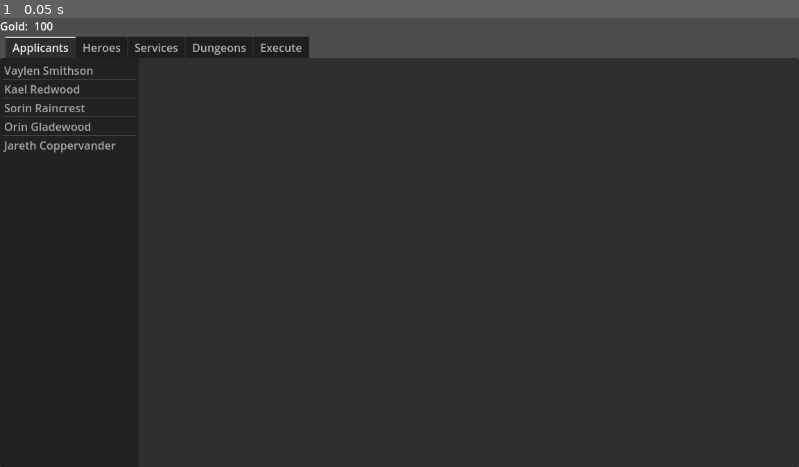
Above: before the commit, frame 1.
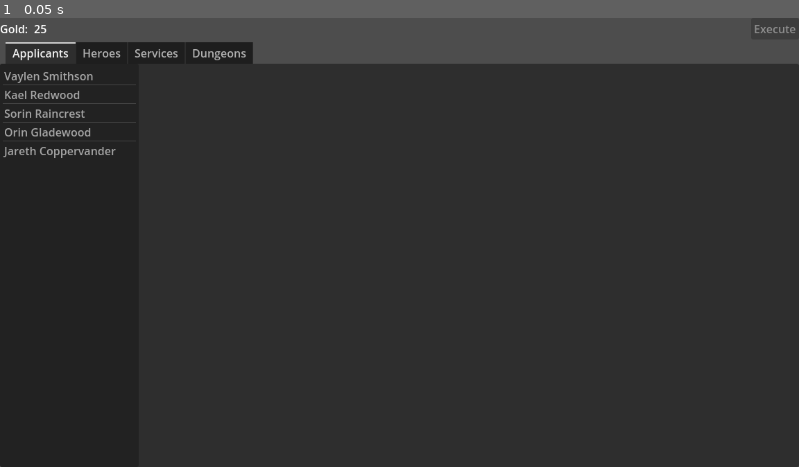
Above: after the commit, the same moment.

Repository: CloneDeath/heroes-of-diamondfall
Game: Godot game, scene res://Planning/main.tscn
The game is run twice, just before and just after one commit, with the same random seed, the same clock (stepped at 60 frames per second) and the same inputs.
Inputs:
- Up to frame 1 (0.05 s): no input

The runs differ from the first frame. In frame 1, 3.2% of the frame differs, in the area x 0-100%, y 0-32%.

Commit message:
moved execute button to top bar. added gold for killing monsters

Diff:
--- a/Adventure/Events/DungeonEvent/combat_units.gd
+++ b/Adventure/Events/DungeonEvent/combat_units.gd
@@ -1,5 +1,7 @@
 extends Node
 class_name CombatUnits
+
+signal monster_death;
 
 var heroes: Array[CombatUnit] = [];
 var monsters: Array[CombatUnit] = [];
@@ -28,7 +30,12 @@
 	return living_monsters == 0;
 
 func set_room(room: Room) -> void:
+	for monster: CombatUnit in monsters:
+		monster._unit.death.disconnect(_on_monster_death);
 	monsters.clear();
 	for monster in room.monsters:
 		monsters.push_back(CombatUnit.new(monster, CombatUnit.Team.monster));
-	pass;
+		monster.death.connect(_on_monster_death);
+
+func _on_monster_death(monster: Unit) -> void:
+	monster_death.emit(monster);
--- a/Adventure/Events/DungeonEvent/dungeon_event.gd
+++ b/Adventure/Events/DungeonEvent/dungeon_event.gd
@@ -5,6 +5,7 @@
 var _units: CombatUnits;
 var _room: Room;
 
+var total_gold = 0;
 var process = false;
 var progress = 0;
 @export var time_per_step: float = 1;
@@ -12,14 +13,16 @@
 
 func init(dungeon: Dungeon) -> void:
 	_dungeon = dungeon;
-	$DungeonName.text = dungeon.dungeon_name;
+	%DungeonName.text = dungeon.dungeon_name;
 	_units = CombatUnits.new(dungeon);
+	_units.monster_death.connect(func (monster: Unit): total_gold += monster.gold);
 	$Heroes.units = _units.heroes;
 	_load_room_and_units();
 
 func _process(delta: float) -> void:
 	if (_dungeon):
 		%DungeonProgress.value = _dungeon.progress() * 100;
+		%Gold.text = str(total_gold) + " gold";
 	if (!process): return;
 
 	progress += delta / time_per_step;
@@ -43,6 +46,16 @@
 		if (_units._all_monsters_are_dead()):
 			_load_next_room();
 
+	var heroes = HeroAssignment.get_heroes(_dungeon);
+	var guild_share = ceili(total_gold * .1);
+	var hero_share = total_gold - guild_share;
+	@warning_ignore("integer_division")
+	var per_hero_share = hero_share / heroes.size();
+	for hero in heroes:
+		hero.gold += per_hero_share;
+	var leftover = per_hero_share * heroes.size();
+	Resources.gold += guild_share + leftover;
+
 func _load_next_room() -> void:
 	_dungeon.on_complete(_room);
 	if (_dungeon.has_monsters()):
--- a/Adventure/Events/DungeonEvent/dungeon_event.tscn
+++ b/Adventure/Events/DungeonEvent/dungeon_event.tscn
@@ -12,30 +12,35 @@
 grow_vertical = 2
 script = ExtResource("1_xadhm")
 
-[node name="DungeonName" type="Label" parent="."]
+[node name="VBoxContainer" type="VBoxContainer" parent="."]
 layout_mode = 0
 offset_left = 44.0
-offset_top = 51.0
-offset_right = 230.0
-offset_bottom = 74.0
+offset_top = 19.0
+offset_right = 316.0
+offset_bottom = 100.0
+
+[node name="DungeonName" type="Label" parent="VBoxContainer"]
+unique_name_in_owner = true
+layout_mode = 2
 text = "Dungeon Name"
 
-[node name="HBoxContainer" type="HBoxContainer" parent="."]
-layout_mode = 0
-offset_left = 44.0
-offset_top = 76.0
-offset_right = 316.0
-offset_bottom = 116.0
+[node name="HBoxContainer" type="HBoxContainer" parent="VBoxContainer"]
+layout_mode = 2
 
-[node name="Progress" type="Label" parent="HBoxContainer"]
+[node name="Progress" type="Label" parent="VBoxContainer/HBoxContainer"]
 layout_mode = 2
 text = "Progress"
 
-[node name="DungeonProgress" type="ProgressBar" parent="HBoxContainer"]
+[node name="DungeonProgress" type="ProgressBar" parent="VBoxContainer/HBoxContainer"]
 unique_name_in_owner = true
 custom_minimum_size = Vector2(200, 0)
 layout_mode = 2
 size_flags_vertical = 4
+
+[node name="Gold" type="Label" parent="VBoxContainer"]
+unique_name_in_owner = true
+layout_mode = 2
+text = "0 gold"
 
 [node name="ProgressBar" type="ProgressBar" parent="."]
 custom_minimum_size = Vector2(400, 0)
--- a/Heroes/heroes.gd
+++ b/Heroes/heroes.gd
@@ -16,6 +16,7 @@
 	hero.hp = hero.max_hp;
 	hero.strength = randi_range(1, 5);
 	hero.dexterity = randi_range(1, 5);
+	hero.gold = randi_range(0, 3);
 
 	var sword = Sword.new();
 	hero.inventory.weapon = sword;
--- a/Planning/Applicants/applicants.gd
+++ b/Planning/Applicants/applicants.gd
@@ -8,6 +8,7 @@
 func _on_details_applicant_recruited(applicant: Applicant) -> void:
 	if (applicant.cost > Resources.gold): return;
 	Resources.gold -= applicant.cost;
+	applicant.hero.gold += applicant.cost;
 	Heroes.heroes.push_back(applicant.hero);
 	var index = Heroes.applicants.find_custom(func (other: Applicant):
 		return other.hero == applicant.hero;
--- a/Planning/Execute/execute.gd
+++ /dev/null
@@ -1,15 +0,0 @@
-extends CenterContainer
-
-func _process(_delta: float) -> void:
-	$Execute.disabled = !Dungeons.has_permit();
-
-func _on_execute_pressed() -> void:
-	_hero_claim_dungeons();
-	get_tree().change_scene_to_file("res://Adventure/adventure.tscn");
-
-func _hero_claim_dungeons() -> void:
-	for hero in Heroes.heroes:
-		if (hero.hp <= 0):
-			continue;
-		var dungeon = Dungeons.random_purchased();
-		HeroAssignment.assign(hero, dungeon);
--- a/Planning/Execute/execute.tscn
+++ /dev/null
@@ -1,18 +0,0 @@
-[gd_scene load_steps=2 format=3 uid="uid://bhifegm4t0xv2"]
-
-[ext_resource type="Script" uid="uid://b0pongjnyl8tu" path="res://Planning/Execute/execute.gd" id="1_m6w8y"]
-
-[node name="Execute" type="CenterContainer"]
-anchors_preset = 15
-anchor_right = 1.0
-anchor_bottom = 1.0
-grow_horizontal = 2
-grow_vertical = 2
-script = ExtResource("1_m6w8y")
-metadata/_tab_index = 2
-
-[node name="Execute" type="Button" parent="."]
-layout_mode = 2
-text = "Execute"
-
-[connection signal="pressed" from="Execute" to="." method="_on_execute_pressed"]
--- a/Planning/main.tscn
+++ b/Planning/main.tscn
@@ -1,11 +1,10 @@
-[gd_scene load_steps=7 format=3 uid="uid://cgpwekqlckrvw"]
+[gd_scene load_steps=6 format=3 uid="uid://cgpwekqlckrvw"]
 
 [ext_resource type="PackedScene" uid="uid://ca2dy1xcjnc1x" path="res://Planning/top_bar.tscn" id="1_ig7tw"]
 [ext_resource type="PackedScene" uid="uid://cpddwxbca8rb" path="res://Planning/Heroes/heroes.tscn" id="2_0xm2m"]
 [ext_resource type="PackedScene" uid="uid://bkr3gfjoxrsil" path="res://Planning/Applicants/applicants.tscn" id="2_hygik"]
 [ext_resource type="PackedScene" uid="uid://c22dkj3y28l2u" path="res://Planning/Services/services_tab.tscn" id="3_ek4ok"]
 [ext_resource type="PackedScene" uid="uid://d3x7ncygyt4w0" path="res://Planning/Dungeons/dungeons.tscn" id="3_h2yge"]
-[ext_resource type="PackedScene" uid="uid://bhifegm4t0xv2" path="res://Planning/Execute/execute.tscn" id="4_1bvp3"]
 
 [node name="Main" type="Control"]
 layout_mode = 3
@@ -49,8 +48,3 @@
 visible = false
 layout_mode = 2
 metadata/_tab_index = 3
-
-[node name="Execute" parent="Menu/TabContainer" instance=ExtResource("4_1bvp3")]
-visible = false
-layout_mode = 2
-metadata/_tab_index = 4
--- a/Planning/top_bar.gd
+++ b/Planning/top_bar.gd
@@ -2,3 +2,15 @@
 
 func _process(_delta: float) -> void:
 	$GoldValue.text = str(Resources.gold);
+	$Execute.disabled = !Dungeons.has_permit();
+
+func _on_execute_pressed() -> void:
+	_hero_claim_dungeons();
+	get_tree().change_scene_to_file("res://Adventure/adventure.tscn");
+
+func _hero_claim_dungeons() -> void:
+	for hero in Heroes.heroes:
+		if (hero.hp <= 0):
+			continue;
+		var dungeon = Dungeons.random_purchased();
+		HeroAssignment.assign(hero, dungeon);
--- a/Planning/top_bar.tscn
+++ b/Planning/top_bar.tscn
@@ -15,3 +15,13 @@
 [node name="GoldValue" type="Label" parent="."]
 layout_mode = 2
 text = "0"
+
+[node name="Spacer" type="Control" parent="."]
+layout_mode = 2
+size_flags_horizontal = 3
+
+[node name="Execute" type="Button" parent="."]
+layout_mode = 2
+text = "Execute"
+
+[connection signal="pressed" from="Execute" to="." method="_on_execute_pressed"]
--- a/Resources/resources.gd
+++ b/Resources/resources.gd
@@ -1,3 +1,3 @@
 extends Node
 
-var gold: int = 100;
+var gold: int = 25;
--- a/Units/Monsters/bear.gd
+++ b/Units/Monsters/bear.gd
@@ -5,5 +5,6 @@
 	max_hp = 20;
 	strength = 5;
 	dexterity = 2;
+	gold = randi_range(2, 4);
 	battle_texture = preload("res://Units/Monsters/bear.png")
 	super("Bear");
--- a/Units/Monsters/goblin.gd
+++ b/Units/Monsters/goblin.gd
@@ -5,5 +5,6 @@
 	max_hp = 5;
 	strength = 1;
 	dexterity = 10;
+	gold = randi_range(3, 5);
 	battle_texture = preload("res://Units/Monsters/goblin.png")
 	super("Goblin");
--- a/Units/Monsters/orc.gd
+++ b/Units/Monsters/orc.gd
@@ -5,5 +5,6 @@
 	max_hp = 30;
 	strength = 7;
 	dexterity = 5;
+	gold = randi_range(7, 15);
 	battle_texture = preload("res://Units/Monsters/orc.png")
 	super("Orc");
--- a/Units/Monsters/wolf.gd
+++ b/Units/Monsters/wolf.gd
@@ -5,5 +5,6 @@
 	max_hp = 7;
 	strength = 3;
 	dexterity = 7;
+	gold = randi_range(1, 2);
 	battle_texture = preload("res://Units/Monsters/wolf.png")
 	super("Wolf");
--- a/Units/unit.gd
+++ b/Units/unit.gd
@@ -3,6 +3,7 @@
 
 signal attacked(damage: int);
 signal attacks(target: Unit);
+signal death(unit: Unit);
 
 var id: int;
 var unit_name: String;
@@ -10,9 +11,12 @@
 
 var hp: int = 10;
 var max_hp: int = 10;
+var dead: bool = false;
 
 var strength: int = 1;
 var dexterity: int = 1;
+
+var gold: int = 0;
 
 var inventory: Inventory = Inventory.new();
 
@@ -22,10 +26,16 @@
 
 func heal(amount: int) -> void:
 	hp = int(move_toward(hp, max_hp, amount));
+	if (hp > 0):
+		dead = false;
 
 func take_damage(amount: int) -> void:
-	hp = int(move_toward(hp, 0, amount));
-	attacked.emit(amount);
+	if (hp > 0):
+		hp = int(move_toward(hp, 0, amount));
+		attacked.emit(amount);
+	if (hp <= 0 && !dead):
+		dead = true;
+		death.emit(self);
 
 func attack(target: Unit):
 	var damage = strength;
Not shown, removed: Planning/Execute/execute.gd.uid
